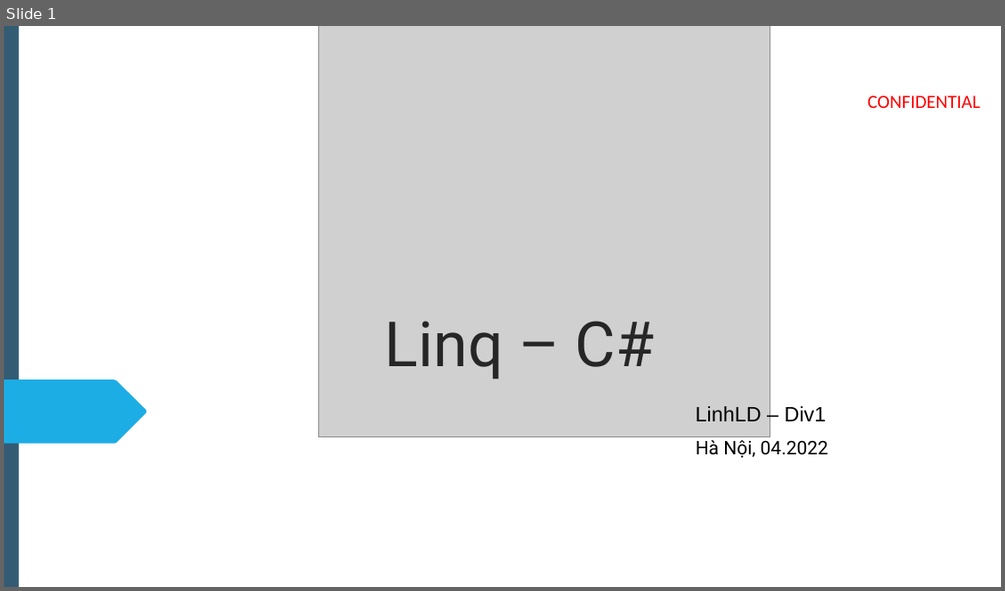
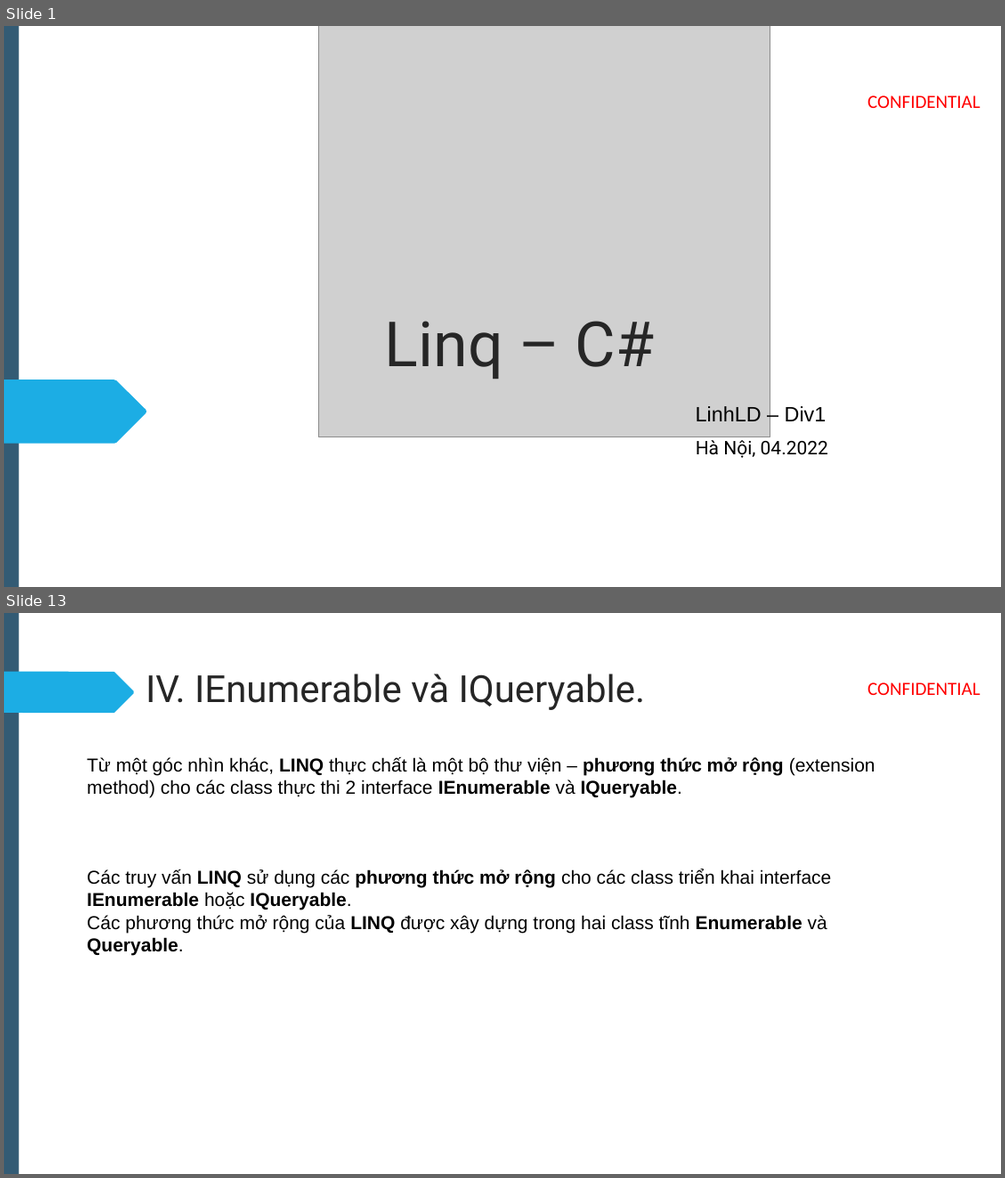
Before and after one commit to Linh-dev/Linq-CSharp, a slide deck: NWS_INTRO_WebDeveloperRoadmap.pptx. Shown one above the other, each under a label of ours: slide 1 before the commit, slides 1 and 13 after it; the slides between them are not shown. The pictures are 1005x591 and 1005x1178 pixels, drawn with LibreOffice and Linux fonts; fonts in the diff are those of the drawing; grey boxes stand for pictures; background and template pictures are left out. Boxes give left, top, right and bottom in pixels: in the first picture for what was removed or moved away, otherwise in the second. Text is boxed around its words. In the diff, an @@ line names an element or a change of style, - is before the commit and + after.

```diff
--- a/NWS_INTRO_WebDeveloperRoadmap.pptx
+++ b/NWS_INTRO_WebDeveloperRoadmap.pptx
@@ slide 13 added at bbox=[4, 613, 1001, 1174], background #FFFFFF; not listed: 2 template elements that a slide beside it also shows @@
@@ freeform shape added at bbox=[4, 672, 134, 713], fill #1CADE4 @@
@@ title added at bbox=[146, 674, 646, 710], 36 pt, text #262626 @@
+IV. IEnumerable và IQueryable.
@@ text added at bbox=[87, 757, 875, 955], 18 pt, text #000000 @@
+Từ một góc nhìn khác, LINQ thực chất là một bộ thư viện – phương thức mở rộng (extension method) cho các class thực thi 2 interface IEnumerable và IQueryable.
+Các truy vấn LINQ sử dụng các phương thức mở rộng cho các class triển khai interface IEnumerable hoặc IQueryable.
+Các phương thức mở rộng của LINQ được xây dựng trong hai class tĩnh Enumerable và Queryable.
```
Also in this commit, not shown: 2 slides changed, 26 other slides added, 14 slides removed, 6 other files.
